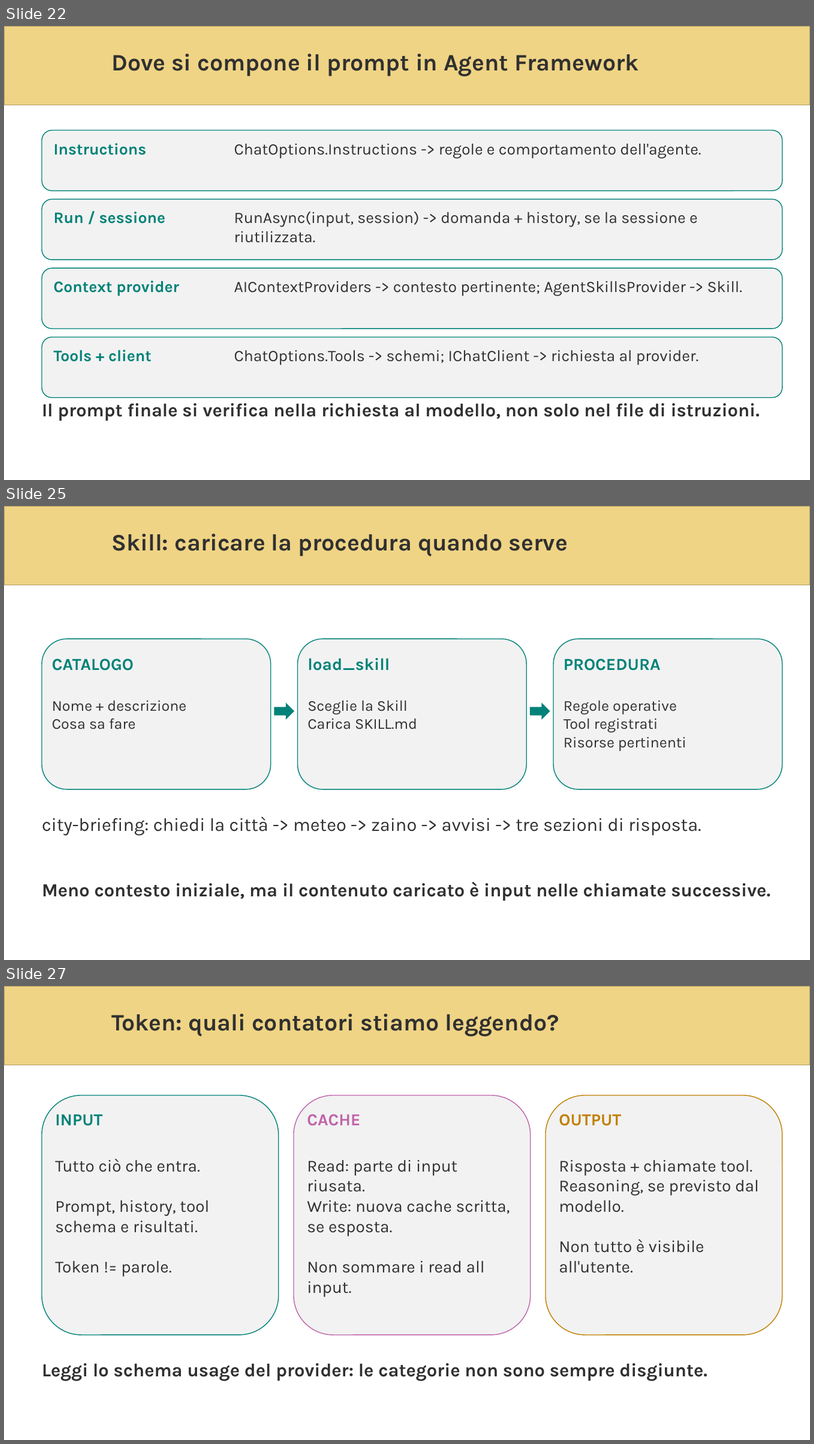
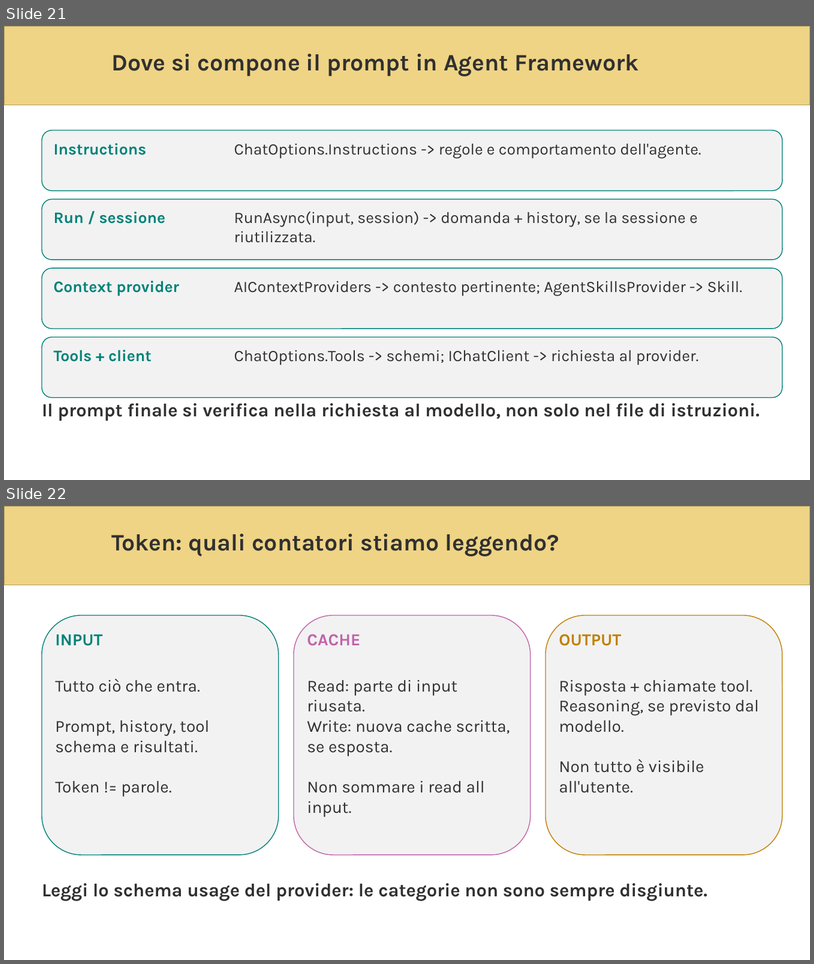
Before and after one commit to andreatosato/AzureDayTorino2026, a slide deck: presentazione/AIAzureDayTorino2026_1304496_Tosato.pptx. Shown one above the other, each under a label of ours: slides 22, 25 and 27 before the commit, slides 21 and 22 after it; the slides between them are not shown. The pictures are 814x1444 and 814x964 pixels, drawn with LibreOffice and Linux fonts; fonts in the diff are those of the drawing; background and template pictures are left out. Boxes give left, top, right and bottom in pixels: in the first picture for what was removed or moved away, otherwise in the second. Text is boxed around its words. In the diff, an @@ line names an element or a change of style, - is before the commit and + after.

```diff
--- a/presentazione/AIAzureDayTorino2026_1304496_Tosato.pptx
+++ b/presentazione/AIAzureDayTorino2026_1304496_Tosato.pptx
@@ slide 25 removed at (4, 506, 810, 960), background #FFFFFF; not listed: 1 template element that a slide beside it also shows @@
@@ text removed at (111, 534, 568, 556) @@
-Skill: caricare la procedura quando serve
@@ rounded rectangle removed at (42, 639, 271, 789) @@
@@ rounded rectangle removed at (298, 639, 527, 789) @@
@@ rounded rectangle removed at (554, 639, 783, 789) @@
@@ text removed at (52, 658, 134, 670) @@
-CATALOGO
@@ text removed at (308, 658, 390, 670) @@
-load_skill
@@ text removed at (564, 658, 661, 670) @@
-PROCEDURA
@@ text removed at (52, 700, 186, 729) @@
-Nome + descrizione
-Cosa sa fare
@@ right arrow removed at (275, 703, 294, 720) @@
@@ text removed at (308, 700, 417, 729) @@
-Sceglie la Skill
-Carica SKILL.md
@@ right arrow removed at (530, 703, 550, 720) @@
@@ text removed at (564, 700, 687, 751) @@
-Regole operative
-Tool registrati
-Risorse pertinenti
@@ text removed at (42, 816, 701, 835) @@
-city-briefing: chiedi la città -> meteo -> zaino -> avvisi -> tre sezioni di risposta.
@@ text removed at (42, 882, 771, 901) @@
-Meno contesto iniziale, ma il contenuto caricato è input nelle chiamate successive.
@@ what was slide 22 is now slide 21 @@
@@ what was slide 27 is now slide 22 @@
```
Also in this commit, not shown: 8 slides changed, 1 slide added, 7 other slides removed.
